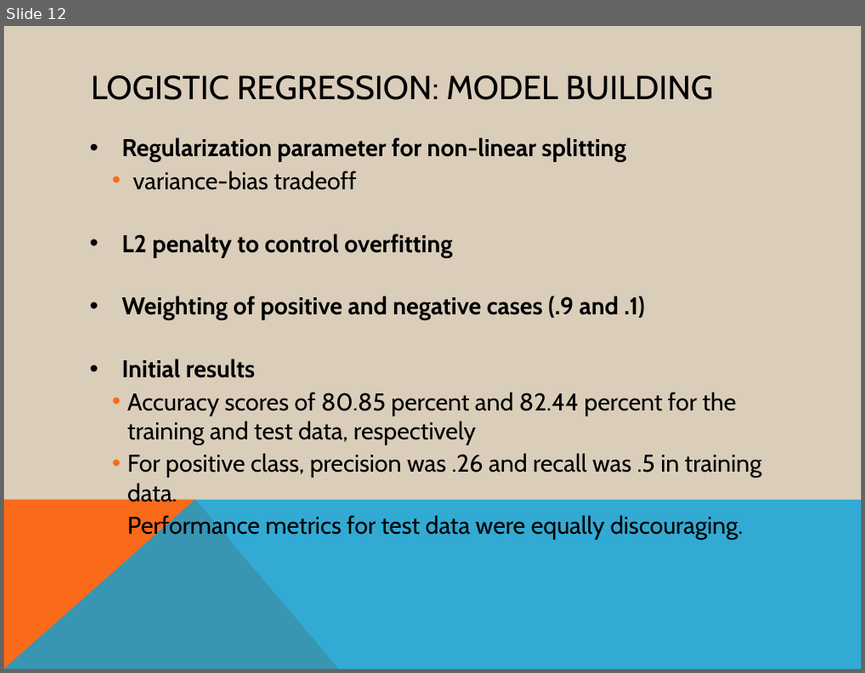
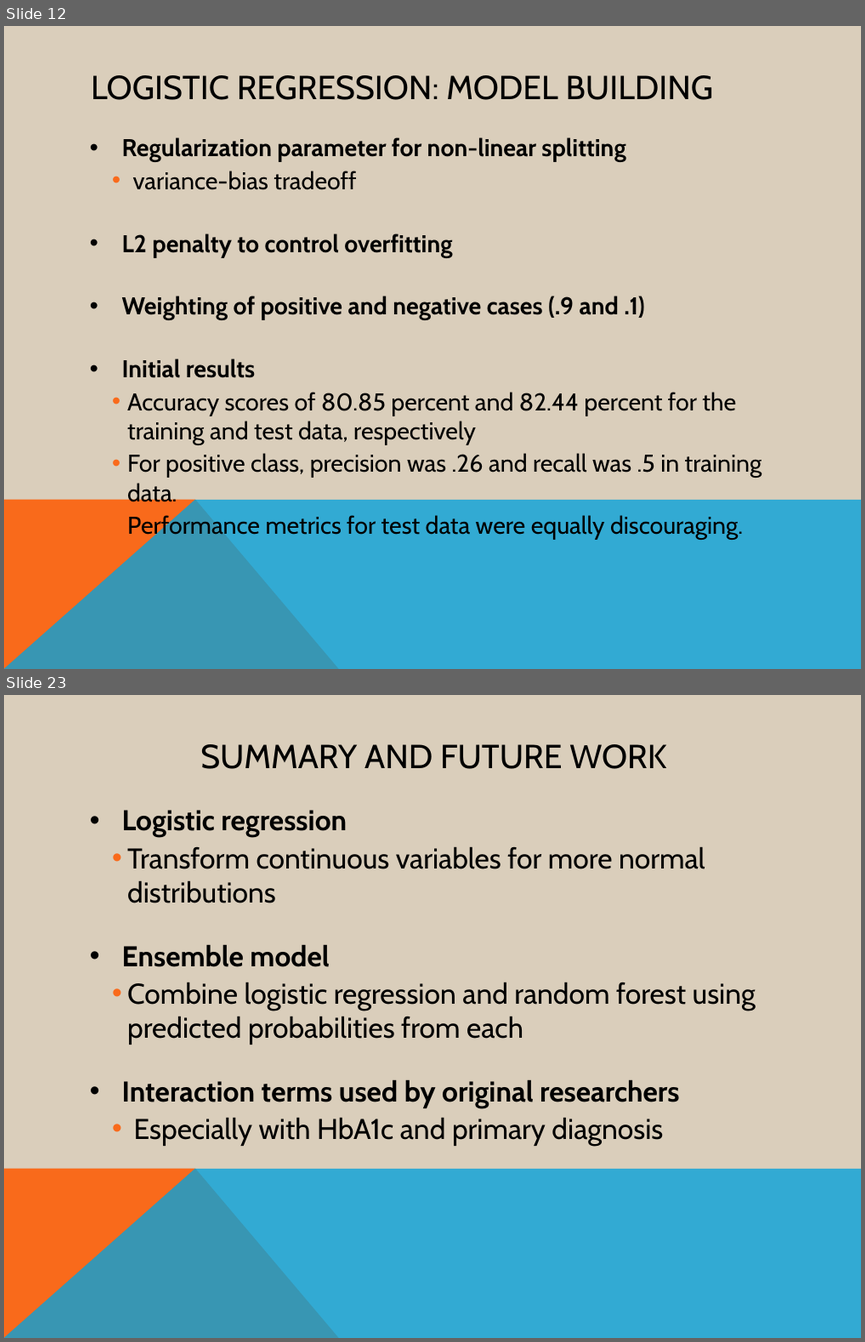
Before and after one commit to AOlden/sb-projects, a slide deck: diabetes_readmission/CP1_deck.pptx. Shown one above the other, each under a label of ours: slide 12 before the commit, slides 12 and 23 after it; the slides between them are not shown. The pictures are 865x673 and 865x1342 pixels, drawn with LibreOffice and Linux fonts; fonts in the diff are those of the drawing. Boxes give left, top, right and bottom in pixels: in the first picture for what was removed or moved away, otherwise in the second. Text is boxed around its words. In the diff, an @@ line names an element or a change of style, - is before the commit and + after.

```diff
--- a/diabetes_readmission/CP1_deck.pptx
+++ b/diabetes_readmission/CP1_deck.pptx
@@ slide 23 added at (x1=4, y1=695, x2=861, y2=1338), background #DACEBB; not listed: 2 template elements that a slide beside it also shows @@
@@ title added at (x1=200, y1=744, x2=666, y2=769), 28 pt, text #000000 @@
+SUMMARY AND FUTURE WORK
@@ text added at (x1=122, y1=810, x2=755, y2=1145), 24 pt, text #000000 @@
+• Logistic regression
+    • Transform continuous variables for more normal distributions
+• Ensemble model
+    • Combine logistic regression and random forest using predicted probabilities from each
+• Interaction terms used by original researchers
+    • Especially with HbA1c and primary diagnosis
```
Also in this commit, not shown: 12 other slides added, 2 slides removed.
